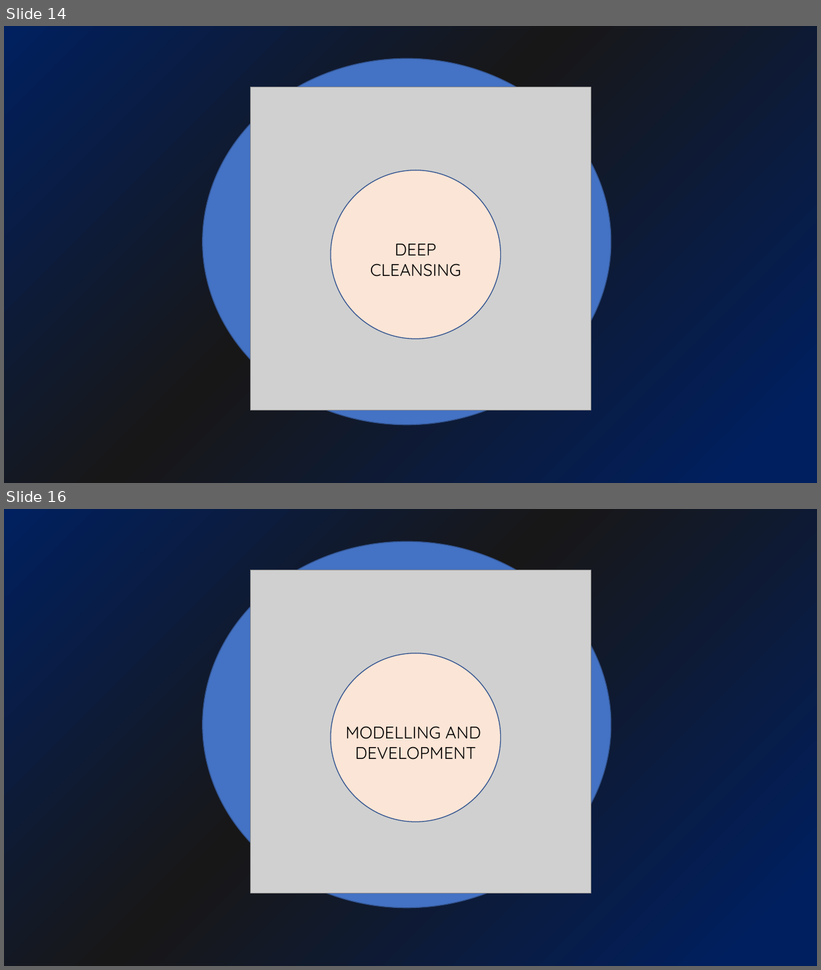
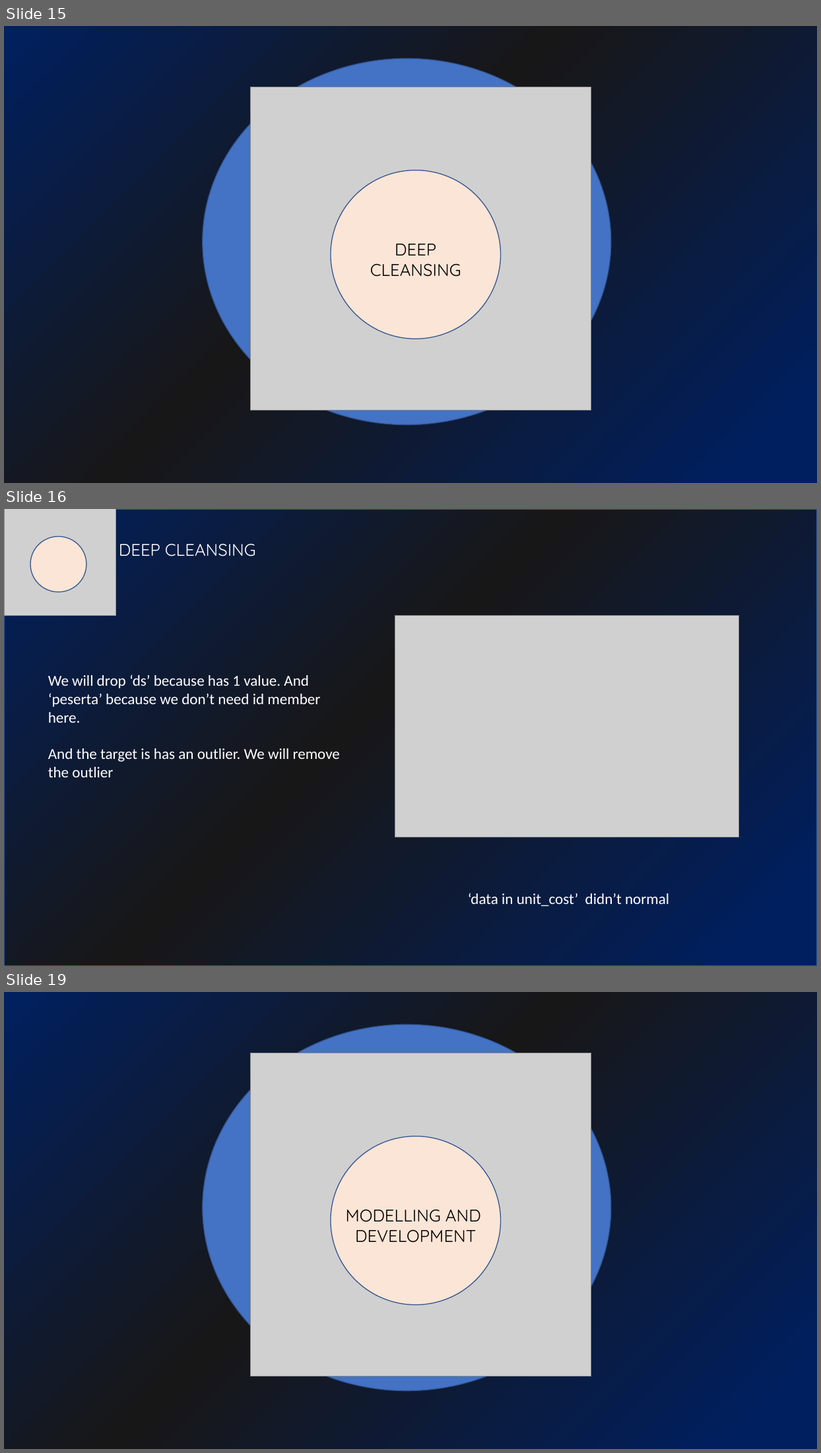
Before and after one commit to yodialfa/BPJSCostPrediction-Hackathon, a slide deck: bpjs.pptx. Shown one above the other, each under a label of ours: slides 14 and 16 before the commit, slides 15, 16 and 19 after it; the slides between them are not shown. The pictures are 821x970 and 821x1453 pixels, drawn with LibreOffice and Linux fonts; fonts in the diff are those of the drawing; grey boxes stand for pictures. Boxes give left, top, right and bottom in pixels: in the first picture for what was removed or moved away, otherwise in the second. Text is boxed around its words. In the diff, an @@ line names an element or a change of style, - is before the commit and + after.

```diff
--- a/bpjs.pptx
+++ b/bpjs.pptx
@@ slide 16 added at (4,509,817,966), background gradient #001F5E to #181717 to #002060 @@
@@ ellipse added at (4,509,817,966), fill #4472C4 at 11% opacity, outline #325491 1 pt @@
@@ rectangle added at (4,509,817,966), fill gradient #001F5E to #181717 to #002060, outline #325491 1 pt @@
@@ picture added at (4,509,116,616) @@
@@ ellipse added at (30,537,86,592), fill #FBE5D6, outline #325491 1 pt @@
@@ text added at (119,543,256,557), 20 pt, text #FFFFFF @@
+DEEP CLEANSING
@@ picture added at (395,616,740,838) @@
@@ text added at (48,675,340,778), 18 pt, text #FFFFFF @@
+We will drop ‘ds’ because has 1 value. And ‘peserta’ because we don’t need id member here.
+And the target is has an outlier. We will remove the outlier
@@ text added at (468,893,669,906), 18 pt, text #FFFFFF @@
+‘data in unit_cost’ didn’t normal
@@ what was slide 14 is now slide 15 @@
@@ what was slide 16 is now slide 19 @@
```
Also in this commit, not shown: 3 slides changed, 6 other slides added, 2 other files.
